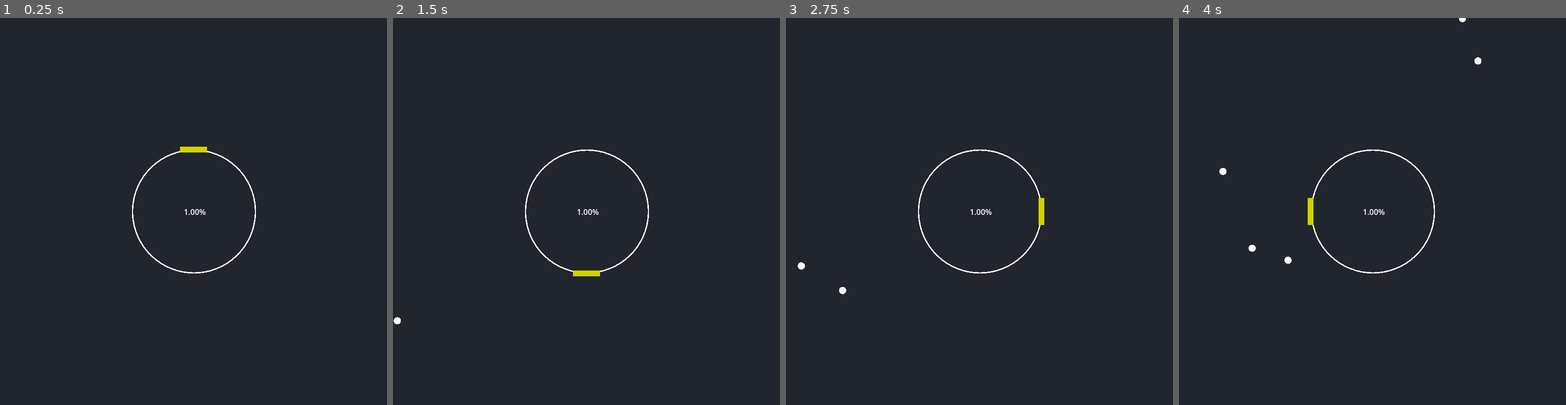
Above: before the commit, frames 1-4 (left to right).
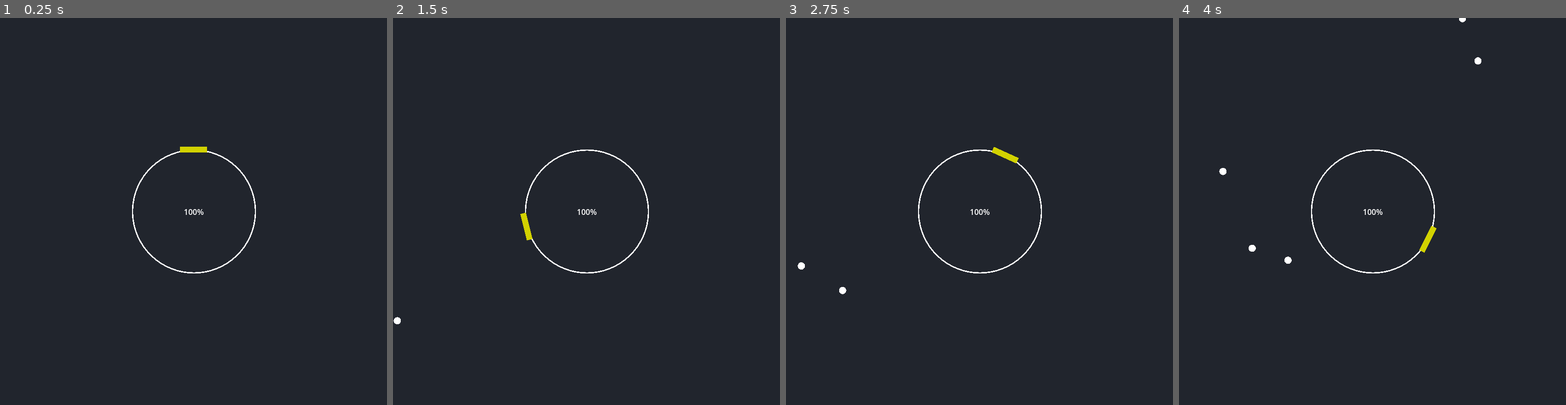
Above: after the commit, the same moments.

Repository: Swivet-Effect/SpinR
Game: Godot game, scene res://Prefabs/debug_track.tscn
Same seed, same stepped clock (60 frames per second), same inputs: the game is played once before the commit and once after it. The project has no main scene, so this scene is started directly.
Inputs (mouse positions are in pixels of both pictures, inside the frame that each line leads up to):
- Up to frame 1 (0.25 s): no input
- Up to frame 2 (1.5 s): tap Enter at 0.5 s; move the mouse to (671, 192) at 0.52 s; hold Right (ui_right) 0.53-1.28 s; tap Space at 1.25 s; move the mouse to (509, 230) at 1.27 s; hold Down (ui_down) from 1.28 s (still down)
- Up to frame 3 (2.75 s): tap Enter at 2 s; move the mouse to (1018, 126) at 2.02 s; release Down (ui_down) at 2.03 s; hold Right (ui_right) from 2.03 s (still down)
- Up to frame 4 (4 s): move the mouse to (1353, 288) at 2.77 s; release Right (ui_right) at 2.78 s; hold Up (ui_up) 2.78-3.53 s; move the mouse to (1488, 269) at 3.52 s; hold Left (ui_left) from 3.53 s (still down)

The runs differ from the first frame. In frame 1, less than 0.1% of the frame differs, in the area x 48-54%, y 49-51%; in frame 2, 0.3%; in frame 3, 0.3%, in the area x 48-67%, y 33-54%; in frame 4, 0.3%.

Commit message:
Fixed error with accuracy display

Diff:
--- a/Scripts/Player.gd
+++ b/Scripts/Player.gd
@@ -3,5 +3,10 @@
 var in_area = false
 
 func _physics_process(delta):
-	var stickInput = Input.get_vector("ui_left","ui_right", "ui_up", "ui_down")
-	look_at(stickInput)
+
+# Controller Input
+	#var stickInput = Input.get_vector("ui_left","ui_right", "ui_up", "ui_down")
+	#look_at(stickInput)
+
+# Mouse Input
+	look_at(get_global_mouse_position())
--- a/Scripts/label.gd
+++ b/Scripts/label.gd
@@ -4,7 +4,7 @@
 
 func _physics_process(delta):
 	if Speedcontrol.totalOrbs == 0:
-		accuracy = 1.00
+		accuracy = 100
 	else:
-		accuracy = Speedcontrol.hitOrbs / Speedcontrol.totalOrbs
-	$".".text = str("%0.2f" % accuracy,"%")
+		accuracy = 100 * (Speedcontrol.hitOrbs / Speedcontrol.totalOrbs)
+	$".".text = str("%0.0f" % accuracy,"%")
--- a/Scripts/speedcontrol.gd
+++ b/Scripts/speedcontrol.gd
@@ -1,5 +1,5 @@
 extends Node
 
 var speed = 100
-var hitOrbs = 0
-var totalOrbs = 0
+var hitOrbs = 0.00
+var totalOrbs = 0.00
